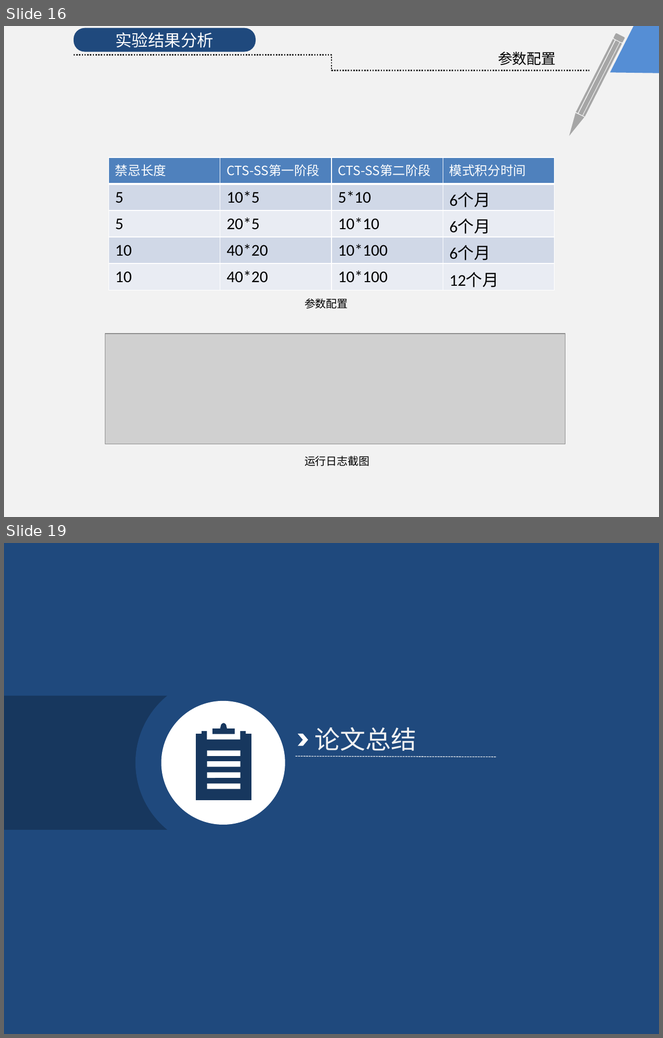
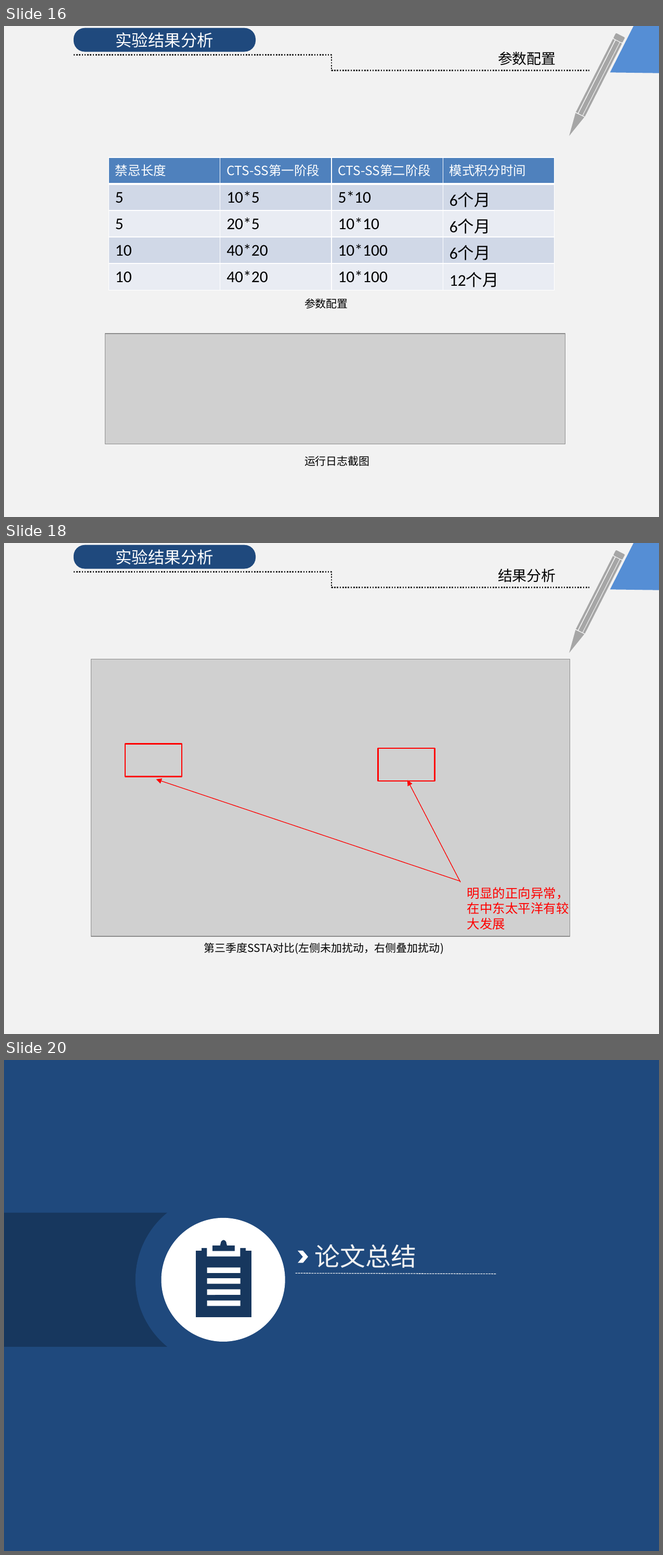
Before and after one commit to KrisCheng/GraduationDesign, a slide deck: FinalPaper/毕业答辩.pptx. Shown one above the other, each under a label of ours: slides 16 and 19 before the commit, slides 16, 18 and 20 after it; the slides between them are not shown. The pictures are 663x1038 and 663x1555 pixels, drawn with LibreOffice and Linux fonts; fonts in the diff are those of the drawing; grey boxes stand for pictures. Boxes give left, top, right and bottom in pixels: in the first picture for what was removed or moved away, otherwise in the second. Text is boxed around its words. In the diff, an @@ line names an element or a change of style, - is before the commit and + after.

```diff
--- a/FinalPaper/毕业答辩.pptx
+++ b/FinalPaper/毕业答辩.pptx
@@ slide 18 added at (x1=4, y1=543, x2=659, y2=1034), background #FFFFFF @@
@@ rectangle added at (x1=4, y1=543, x2=659, y2=1034), fill #F2F2F2 @@
@@ rounded rectangle added at (x1=74, y1=545, x2=256, y2=568), fill #1F497D, 18 pt, text #FFFFFF @@
+实验结果分析
@@ freeform shape added at (x1=610, y1=543, x2=659, y2=590), fill #558ED5 @@
@@ elbow line added from (74, 572) to (590, 588), #262626 1.5 pt dashed @@
@@ text added at (x1=498, y1=568, x2=556, y2=583), 16 pt, text #000000 @@
+结果分析
@@ group added at (x1=565, y1=550, x2=625, y2=655): 3 rectangles, 1 rounded rectangle, 1 freeform shape @@
@@ picture added at (x1=91, y1=659, x2=570, y2=937) @@
@@ group added at (x1=125, y1=744, x2=569, y2=930): 2 rectangles, 2 arrows, 1 text @@
+明显的正向异常，
+在中东太平洋有较大发展
@@ text added at (x1=204, y1=943, x2=444, y2=954), 12 pt, text #000000 @@
+第三季度SSTA对比(左侧未加扰动，右侧叠加扰动)
@@ what was slide 19 is now slide 20 @@
```
Also in this commit, not shown: 3 slides changed.
